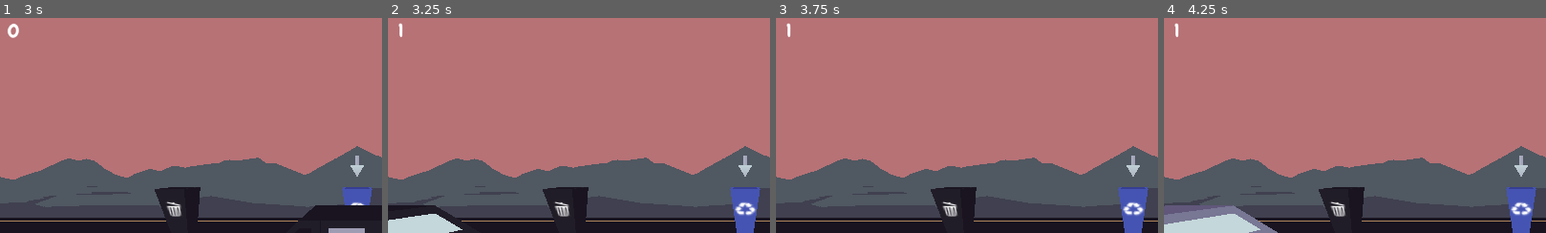
Above: before the commit, frames 1-4 (left to right).
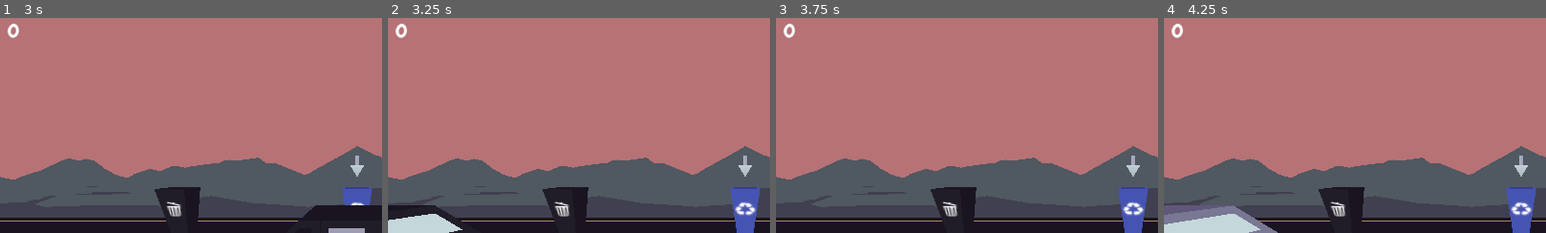
Above: after the commit, the same moments.

Repository: Manas701/SVCGameJam
Game: Godot game, scene res://scenes/main menu.tscn
The game is run twice, just before and just after one commit, with the same random seed, the same clock (stepped at 60 frames per second) and the same inputs. Sound files missing from this copy of the repository are replaced by a short silence.
Inputs:
- Up to frame 1 (3 s): click "Play Game" at 0.5 s; tap Enter at 1.25 s; hold Right (select_right) 1.28-2.03 s; hold Space (startGame) 1.28-2.03 s; hold Left (select_left) 2.03-2.78 s; tap Space (startGame) at 2.1 s; hold Right (select_right) from 2.78 s (still down); hold Space (startGame) from 2.78 s (still down)
- Up to frame 2 (3.25 s): keep holding Right (select_right); keep holding Space (startGame)
- Up to frame 3 (3.75 s): keep holding Right (select_right); release Space (startGame) at 3.53 s; tap Space (startGame) at 3.6 s
- Up to frame 4 (4.25 s): keep holding Right (select_right)
The pictures show only the part of the screen within x 3-53%, y 0-50%; the shares and areas given below are measured in that part.

Frame 1 is identical in both runs. In frame 2, 0.1% of the frame differs, in the area x 2-5%, y 2-10%; in frame 3, 0.1%; in frame 4, 0.1%.
Error after the commit: Attempt to call function 'play' in base 'null instance' on a null instance. (res://assets/scripts/trashPrefab.gd:28)

Commit message:
added animations

Diff:
--- a/assets/scripts/trashPrefab.gd
+++ b/assets/scripts/trashPrefab.gd
@@ -1,6 +1,7 @@
 extends Node
 
 @onready var anim = $AnimationPlayer
+
 var trash_type: Node
 var chosenTrash
 var wasBatted = false
@@ -24,9 +25,11 @@
 func on_trash_landed(_event):
 	if (wasBatted):
 		if (chosenTrash.trash_type == get_parent().get_parent().get_node(get_parent().get_parent().get_node("PlayerInput").whichBin).trash_type):
+			get_parent().get_node("HitText/AnimationPlayer").play("popup")
 			print("Right Bin! :)")
 			Scorer.score += 1
 		else:
+			get_parent().get_node("MissText/AnimationPlayer").play("popup")
 			print("Wrong Bin! :(")
 			Scorer.score -= 1
 		# Audio stuff - Kai
--- a/scenes/manasScene.tscn
+++ b/scenes/manasScene.tscn
@@ -39,9 +39,6 @@
 default_font = ExtResource("16_60uhs")
 default_font_size = 32
 
-[sub_resource type="Animation" id="Animation_u3hi1"]
-length = 0.001
-
 [sub_resource type="Animation" id="Animation_xsh8g"]
 resource_name = "popup"
 length = 0.5
@@ -60,7 +57,6 @@
 
 [sub_resource type="AnimationLibrary" id="AnimationLibrary_ohldl"]
 _data = {
-"RESET": SubResource("Animation_u3hi1"),
 "popup": SubResource("Animation_xsh8g")
 }
 
@@ -145,7 +141,7 @@
 script = ExtResource("16_kdtlo")
 
 [node name="MissText" type="Label3D" parent="."]
-transform = Transform3D(1, 0, 0, 0, 1, 0, 0, 0, 1, 0, -1, -6.73659)
+transform = Transform3D(1, 0, 0, 0, 1, 0, 0, 0, 1, 0, -1, -6.737)
 text = "Miss!"
 font = ExtResource("16_60uhs")
 font_size = 100
Not shown: 1 places in scenes/manasScene.tscn that only renumber resources
